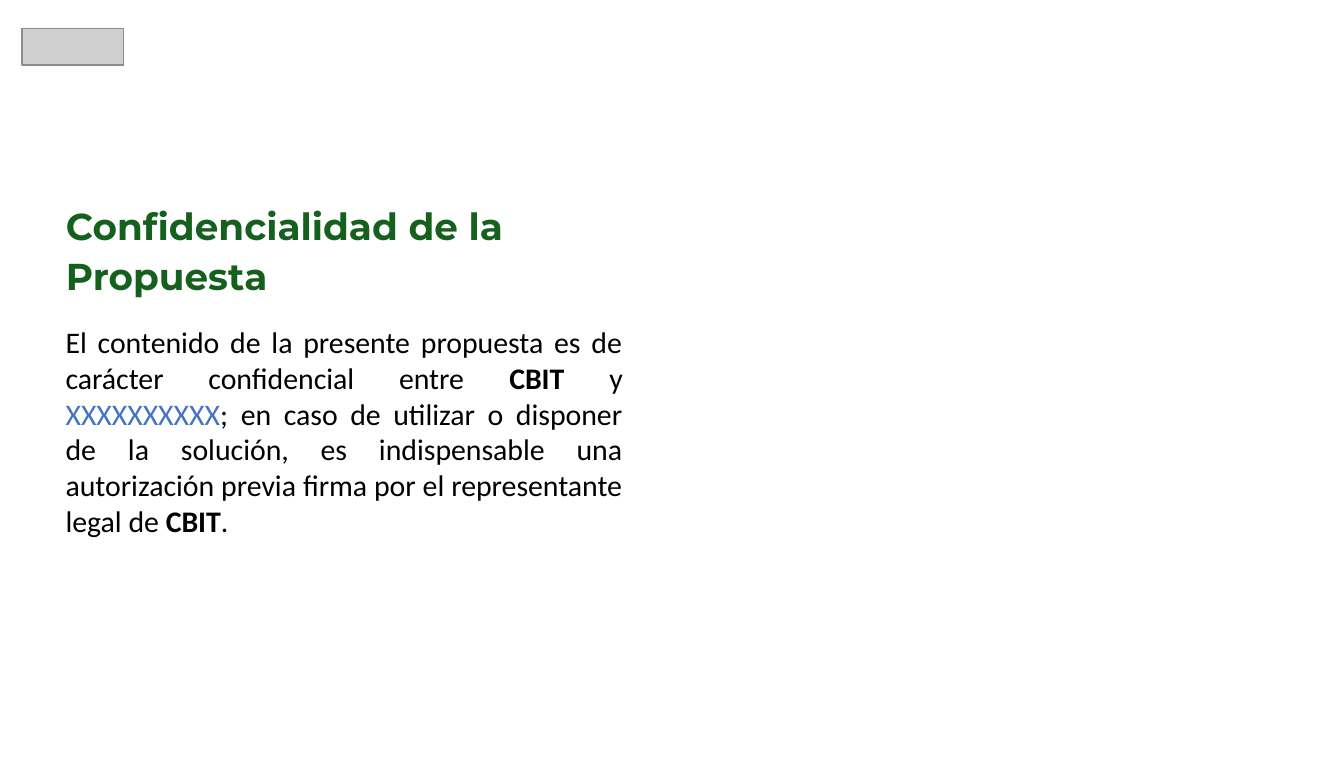
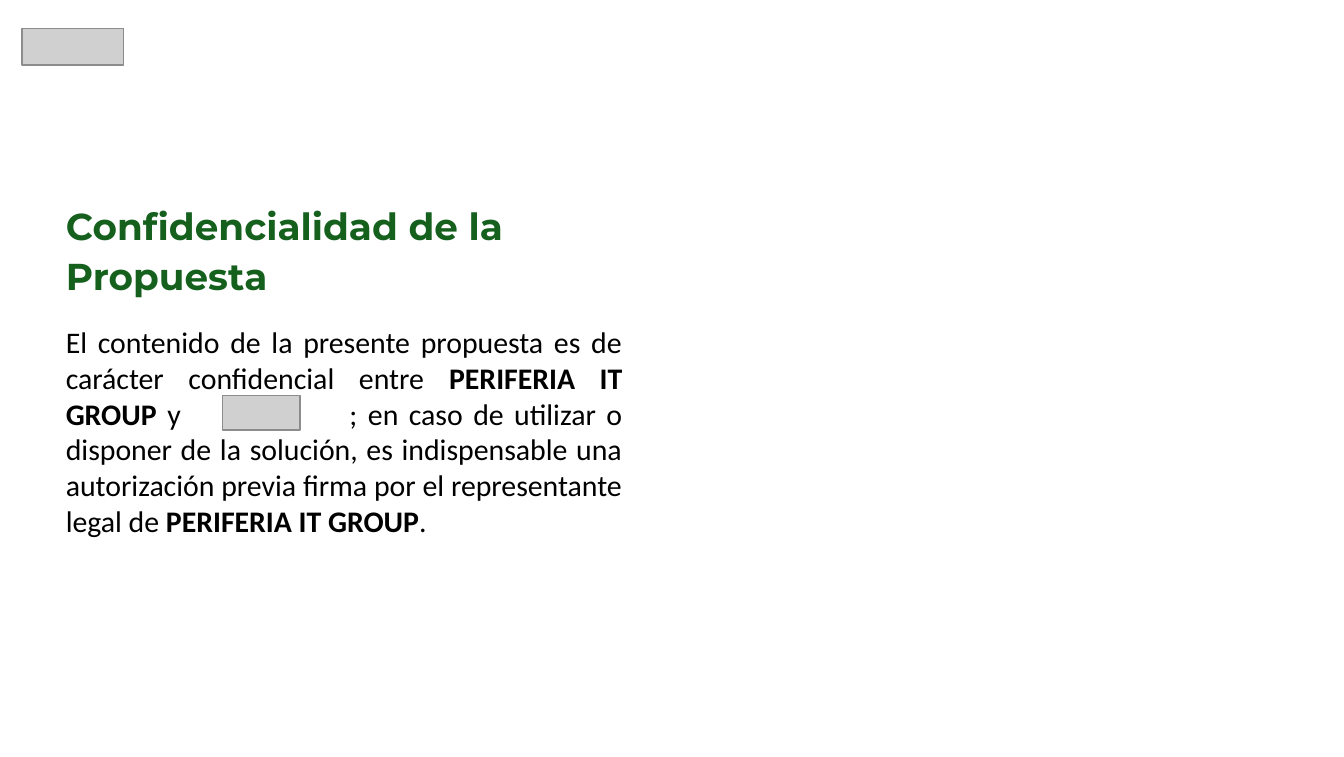
Before and after one commit to KevinLopez25/Solutions, a slide deck: slide 3 of backend/templates/CS-FR-011-PROPUESTA_COMERCIAL_CBIT.pptx. Drawn at 1344x757 pixels with LibreOffice and Linux fonts; fonts in the diff are those of the drawing; grey boxes stand for pictures; background and template pictures are left out. Boxes give left, top, right and bottom in pixels: in the first picture for what was removed or moved away, otherwise in the second. Text is boxed around its words. In the diff, an @@ line names an element or a change of style, - is before the commit and + after.

```diff
--- a/backend/templates/CS-FR-011-PROPUESTA_COMERCIAL_CBIT.pptx
+++ b/backend/templates/CS-FR-011-PROPUESTA_COMERCIAL_CBIT.pptx
@@ text at box(66, 332, 623, 537): text changed @@
-El contenido de la presente propuesta es de carácter confidencial entre CBIT y XXXXXXXXXX; en caso de utilizar o disponer de la solución, es indispensable una autorización previa firma por el representante legal de CBIT.
+El contenido de la presente propuesta es de carácter confidencial entre PERIFERIA IT GROUP y ; en caso de utilizar o disponer de la solución, es indispensable una autorización previa firma por el representante legal de PERIFERIA IT GROUP.
@@ picture added at box(222, 395, 300, 430) @@
```
Also in this commit, not shown: 9 other slides changed, 3 other files.
